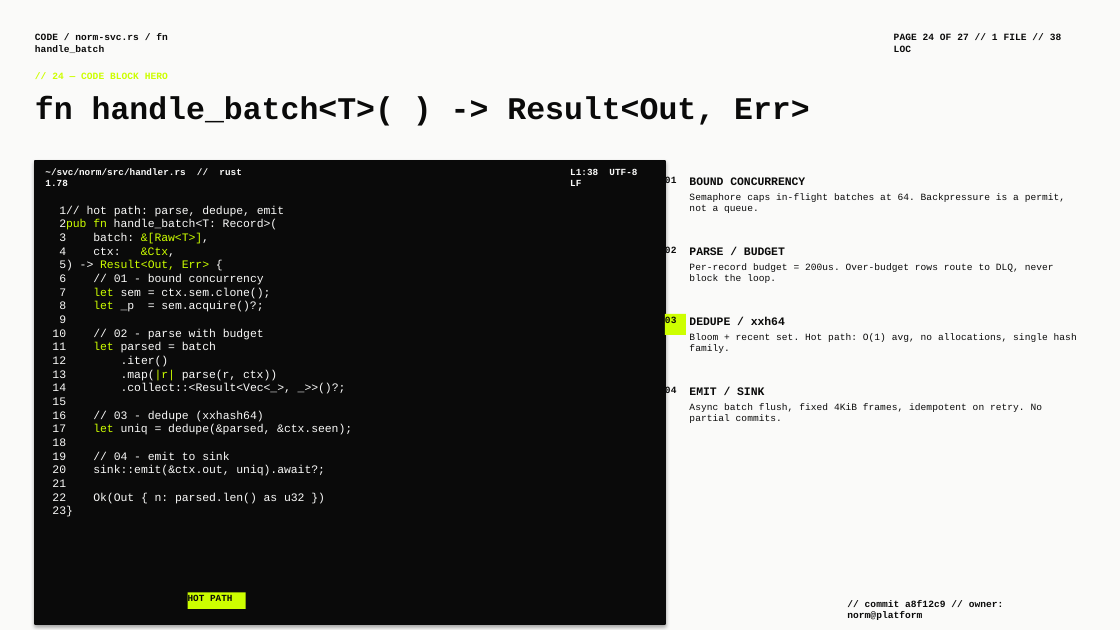
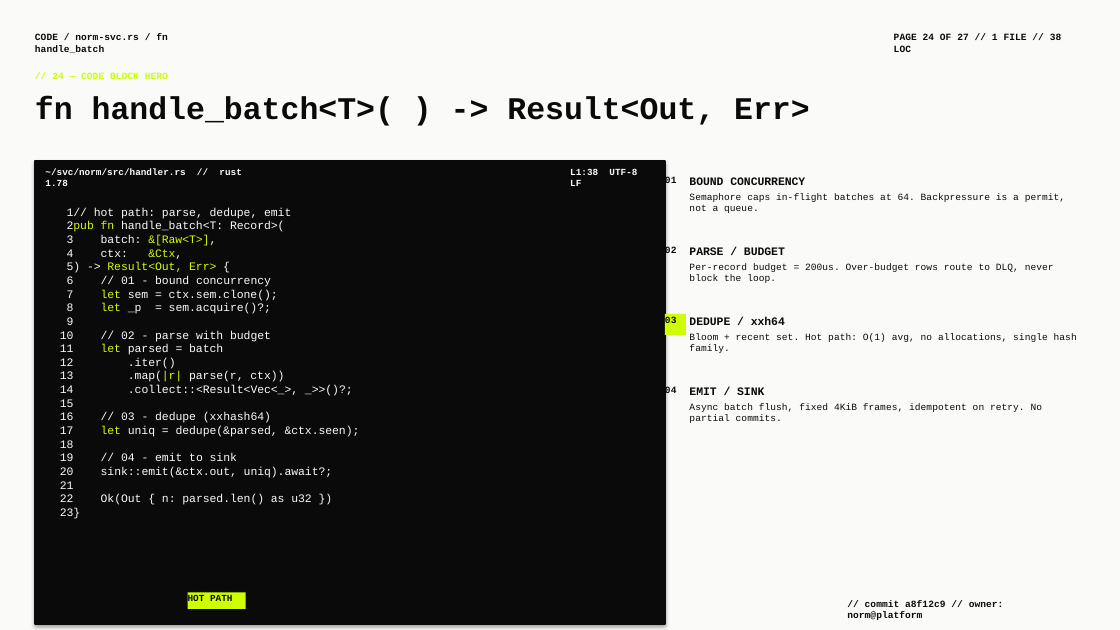
Before and after one commit to vamsiramakrishnan/pixelpitch, a slide deck: slide 18 of _bench/corpus/divergent-deck.pptx. Drawn at 1120x630 pixels with LibreOffice and Linux fonts; fonts in the diff are those of the drawing. Boxes give left, top, right and bottom in pixels: in the first picture for what was removed or moved away, otherwise in the second. Text is boxed around its words. In the diff, an @@ line names an element or a change of style, - is before the commit and + after.

```diff
--- a/_bench/corpus/divergent-deck.pptx
+++ b/_bench/corpus/divergent-deck.pptx
@@ text "1// hot path: parse, dedupe, ...": place and size @@
-text "1// hot path: parse, dedupe, ..." at [52,206,352,517]
+text "1// hot path: parse, dedupe, ..." at [60,208,360,519]
```
Also in this commit, not shown: 32 other slides changed, 2 other files.
